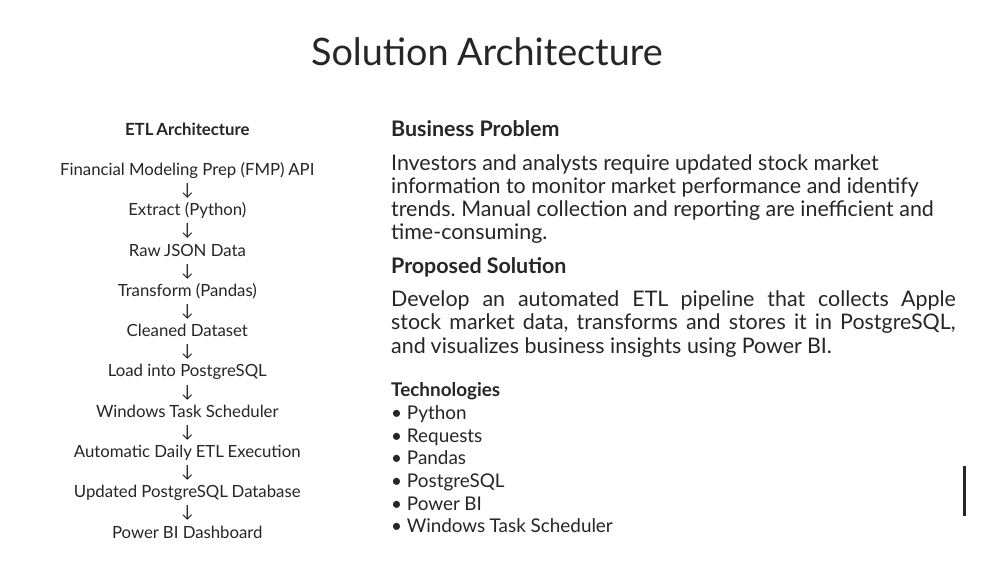
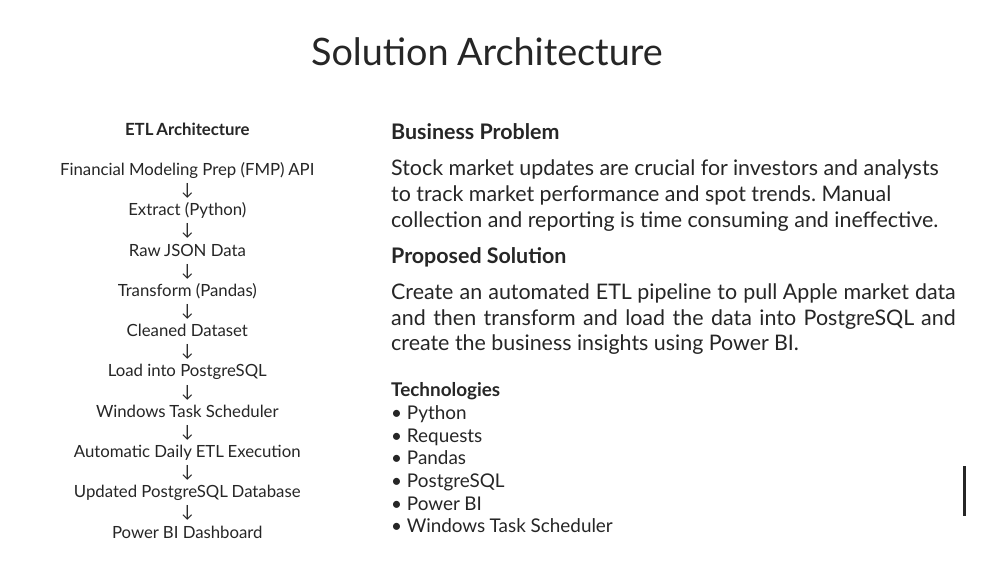
Before and after one commit to abinb23/stock-market-etl, a slide deck: slide 2 of AUTOMATED STOCK MARKET ETL PIPELINE.pptx. Drawn at 1008x567 pixels with LibreOffice and Linux fonts; fonts in the diff are those of the drawing. Boxes give left, top, right and bottom in pixels: in the first picture for what was removed or moved away, otherwise in the second. Text is boxed around its words. In the diff, an @@ line names an element or a change of style, - is before the commit and + after.

Commit message:
Latest PPT file

```diff
--- a/AUTOMATED STOCK MARKET ETL PIPELINE.pptx
+++ b/AUTOMATED STOCK MARKET ETL PIPELINE.pptx
@@ text at (x1=391, y1=123, x2=567, y2=267): line spacing 0.9 to 1; alignment justified to left @@
@@ text at (x1=391, y1=159, x2=939, y2=231): text changed @@
-Investors and analysts require updated stock market information to monitor market performance and identify trends. Manual collection and reporting are inefficient and time-consuming.
+Stock market updates are crucial for investors and analysts to track market performance and spot trends. Manual collection and reporting is time consuming and ineffective.
@@ text at (x1=391, y1=283, x2=956, y2=354): text changed @@
-Develop an automated ETL pipeline that collects Apple stock market data, transforms and stores it in PostgreSQL, and visualizes business insights using Power BI.
+Create an automated ETL pipeline to pull Apple market data and then transform and load the data into PostgreSQL and create the business insights using Power BI.
```
Also in this commit, not shown: 1 other slide changed.
